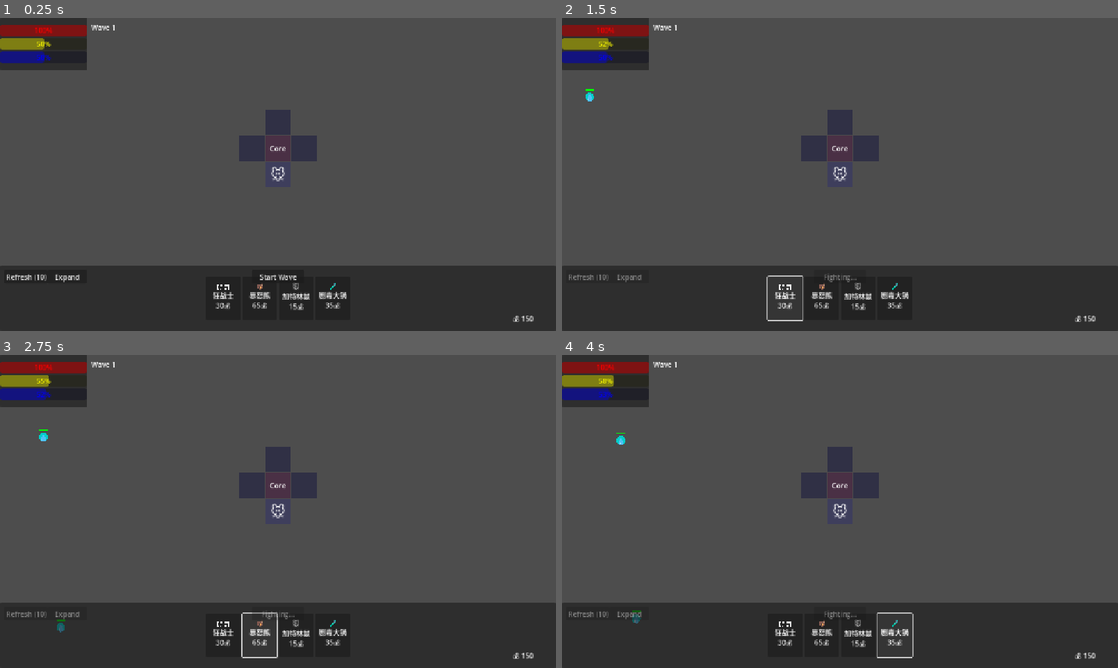
Above: before the commit, frames 1-4 (two rows, left to right).
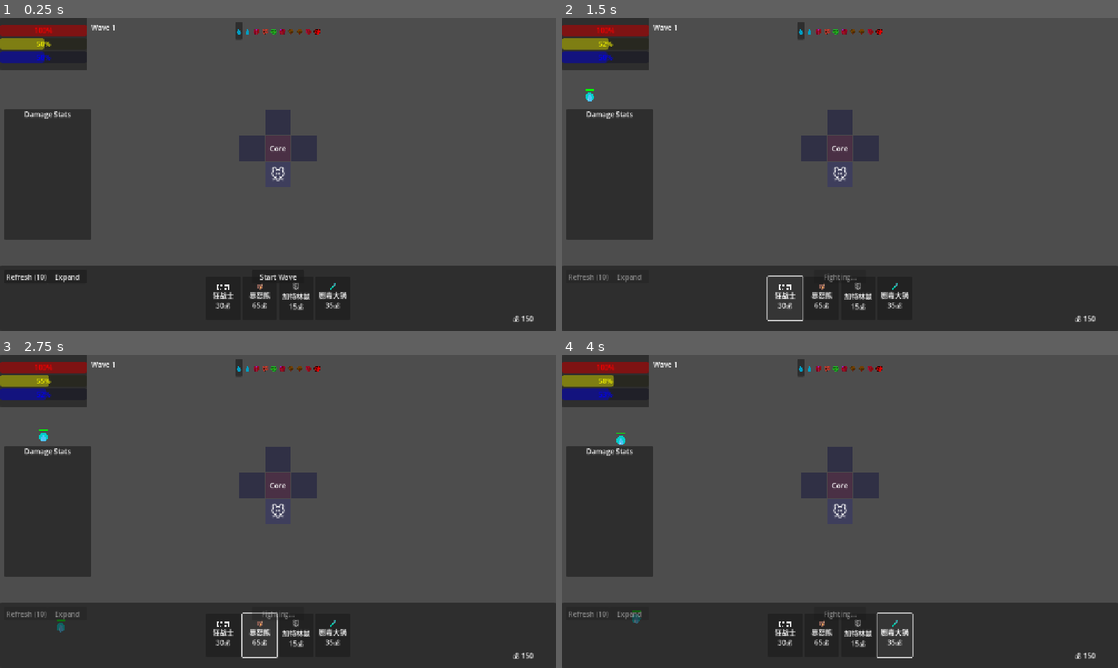
Above: after the commit, the same moments.

Repository: seekerzz/tower-html
Game: Godot game, scene res://src/Scenes/Game/MainGame.tscn
Two runs of this game, one before a commit and one after it. Both use one fixed random seed, a clock stepped at 60 frames per second and the inputs below. The project has no main scene, so this scene is started directly.
Inputs:
- Up to frame 1 (0.25 s): no input
- Up to frame 2 (1.5 s): click "Start Wave" at 0.5 s; click "🗡️ 狂战士 30💰" at 1.25 s
- Up to frame 3 (2.75 s): click "🐻 暴怒熊 65💰" at 2 s
- Up to frame 4 (4 s): click "🐭 加特林鼠 15💰" at 2.75 s; click "🧪 剧毒大锅 35💰" at 3.5 s

The runs differ from the first frame. In frame 1, 6.7% of the frame differs, in the area x 0-58%, y 1-71%; in frame 2, 6.7%; in frame 3, 6.7%; in frame 4, 6.7%.

Commit message:
Implement wave timeline, damage stats, and floating text
- Added `WaveTimeline` to MainGUI showing next 10 waves.
- Added `DamageStats` panel with sorting and collapsible logic.
- Implemented `FloatingText` system for damage and gold.
- Updated `CombatManager` and `Projectile` to track damage source.
- Refactored `Enemy` to emit damage events.

Diff:
--- a/src/Autoload/GameManager.gd
+++ b/src/Autoload/GameManager.gd
@@ -6,6 +6,8 @@
 signal game_over
 signal unit_purchased(unit_data)
 signal unit_sold(amount)
+signal damage_dealt(unit, amount)
+signal ftext_spawn_requested(pos, value, color)
 
 var core_type: String = "cornucopia"
 var food: float = 100.0
@@ -86,3 +88,6 @@
 func add_gold(amount: int):
 	gold += amount
 	resource_changed.emit()
+
+func spawn_floating_text(pos: Vector2, value: String, color: Color):
+	ftext_spawn_requested.emit(pos, value, color)
--- /dev/null
+++ b/src/Scenes/UI/FloatingText.tscn
@@ -0,0 +1,71 @@
+[gd_scene load_steps=3 format=3 uid="uid://c8q4q8q4q8q4"]
+
+[ext_resource type="Script" path="res://src/Scripts/UI/FloatingText.gd" id="1_floatingtext"]
+
+[sub_resource type="Animation" id="Animation_float"]
+resource_name = "float_up"
+length = 0.8
+tracks/0/type = "value"
+tracks/0/imported = false
+tracks/0/enabled = true
+tracks/0/path = NodePath("Label:position")
+tracks/0/interp = 1
+tracks/0/loop_wrap = true
+tracks/0/keys = {
+"times": PackedFloat32Array(0, 0.8),
+"transitions": PackedFloat32Array(0.5, 1),
+"update": 0,
+"values": [Vector2(-50, -15), Vector2(-50, -55)]
+}
+tracks/1/type = "value"
+tracks/1/imported = false
+tracks/1/enabled = true
+tracks/1/path = NodePath("Label:modulate:a")
+tracks/1/interp = 1
+tracks/1/loop_wrap = true
+tracks/1/keys = {
+"times": PackedFloat32Array(0, 0.5, 0.8),
+"transitions": PackedFloat32Array(1, 1, 1),
+"update": 0,
+"values": [1.0, 1.0, 0.0]
+}
+tracks/2/type = "method"
+tracks/2/imported = false
+tracks/2/enabled = true
+tracks/2/path = NodePath(".")
+tracks/2/interp = 1
+tracks/2/loop_wrap = true
+tracks/2/keys = {
+"times": PackedFloat32Array(0.8),
+"transitions": PackedFloat32Array(1),
+"values": [{
+"args": [&"float_up"],
+"method": &"_on_animation_finished"
+}]
+}
+
+[sub_resource type="AnimationLibrary" id="AnimationLibrary_float"]
+_data = {
+"float_up": SubResource("Animation_float")
+}
+
+[node name="FloatingText" type="Node2D"]
+z_index = 100
+script = ExtResource("1_floatingtext")
+
+[node name="Label" type="Label" parent="."]
+offset_left = -50.0
+offset_top = -15.0
+offset_right = 50.0
+offset_bottom = 15.0
+theme_override_colors/font_outline_color = Color(0, 0, 0, 1)
+theme_override_constants/outline_size = 4
+theme_override_font_sizes/font_size = 20
+text = "123"
+horizontal_alignment = 1
+vertical_alignment = 1
+
+[node name="AnimationPlayer" type="AnimationPlayer" parent="."]
+libraries = {
+"": SubResource("AnimationLibrary_float")
+}
--- a/src/Scenes/UI/MainGUI.tscn
+++ b/src/Scenes/UI/MainGUI.tscn
@@ -48,3 +48,51 @@
 offset_right = 300.0
 offset_bottom = 33.0
 text = "Wave 1"
+
+[node name="WaveTimeline" type="HBoxContainer" parent="."]
+layout_mode = 1
+anchors_preset = 5
+anchor_left = 0.5
+anchor_right = 0.5
+offset_left = -200.0
+offset_top = 10.0
+offset_right = 200.0
+offset_bottom = 50.0
+grow_horizontal = 2
+alignment = 1
+
+[node name="DamageStats" type="Panel" parent="."]
+layout_mode = 1
+anchors_preset = 4
+anchor_top = 0.5
+anchor_bottom = 0.5
+offset_left = 10.0
+offset_top = -150.0
+offset_right = 210.0
+offset_bottom = 150.0
+grow_vertical = 2
+
+[node name="ScrollContainer" type="ScrollContainer" parent="DamageStats"]
+layout_mode = 1
+anchors_preset = 15
+anchor_right = 1.0
+anchor_bottom = 1.0
+offset_left = 5.0
+offset_top = 30.0
+offset_right = -5.0
+offset_bottom = -5.0
+grow_horizontal = 2
+grow_vertical = 2
+
+[node name="VBoxContainer" type="VBoxContainer" parent="DamageStats/ScrollContainer"]
+layout_mode = 2
+size_flags_horizontal = 3
+
+[node name="Header" type="Label" parent="DamageStats"]
+layout_mode = 1
+anchors_preset = 10
+anchor_right = 1.0
+offset_bottom = 23.0
+grow_horizontal = 2
+text = "Damage Stats"
+horizontal_alignment = 1
--- a/src/Scripts/CombatManager.gd
+++ b/src/Scripts/CombatManager.gd
@@ -57,7 +57,7 @@
 		unit.cooldown = unit.atk_speed
 
 		if unit.unit_data.attackType == "melee":
-			target.take_damage(unit.damage)
+			target.take_damage(unit.damage, unit)
 		else:
 			# Check for Multi-shot (projCount)
 			var proj_count = unit.unit_data.get("projCount", 1)
@@ -112,6 +112,7 @@
 
 	# Merge extra stats (like angle from multishot)
 	stats.merge(extra_stats, true)
+	stats.source = source_unit
 
 	proj.setup(pos, target, source_unit.damage, 400.0, source_unit.unit_data.proj, stats)
 	add_child(proj)
--- a/src/Scripts/Enemy.gd
+++ b/src/Scripts/Enemy.gd
@@ -79,15 +79,21 @@
 			GameManager.damage_core(enemy_data.dmg)
 			queue_free()
 
-func take_damage(amount: float):
+func take_damage(amount: float, source_unit = null):
 	hp -= amount
 	hit_flash_timer = 0.1
 	queue_redraw()
+
+	GameManager.spawn_floating_text(global_position, str(floor(amount)), Color.WHITE)
+	if source_unit:
+		GameManager.damage_dealt.emit(source_unit, amount)
+
 	if hp <= 0:
 		die()
 
 func die():
 	GameManager.add_gold(1)
+	GameManager.spawn_floating_text(global_position, "+1💰", Color.YELLOW)
 	GameManager.food += 2
 
 	# Drop Logic
--- a/src/Scripts/Projectile.gd
+++ b/src/Scripts/Projectile.gd
@@ -6,6 +6,7 @@
 var life: float = 2.0
 var type: String = "dot"
 var hit_list = []
+var source_unit = null
 
 # Advanced Stats
 var pierce: int = 0
@@ -21,6 +22,9 @@
 	damage = dmg
 	speed = proj_speed
 	type = proj_type
+
+	if stats.has("source"):
+		source_unit = stats.source
 
 	pierce = stats.get("pierce", 0)
 	bounce = stats.get("bounce", 0)
@@ -58,7 +62,7 @@
 		if area in hit_list: return
 
 		# Apply Damage
-		area.take_damage(damage)
+		area.take_damage(damage, source_unit)
 		hit_list.append(area)
 
 		# 1. Bounce/Chain Logic
@@ -93,7 +97,8 @@
 			"bounce": 0,
 			"split": 0,
 			"chain": 0,
-			"angle": angle
+			"angle": angle,
+			"source": source_unit
 		}
 		# Split projectiles usually don't have a specific target unless we find one,
 		# but for now let's just make them fly in the direction.
--- /dev/null
+++ b/src/Scripts/UI/FloatingText.gd
@@ -0,0 +1,14 @@
+extends Node2D
+
+@onready var label = $Label
+@onready var anim = $AnimationPlayer
+
+func setup(value: String, color: Color):
+	label.text = value
+	label.modulate = color
+	# Simple randomized offset to avoid overlap
+	position += Vector2(randf_range(-10, 10), randf_range(-10, 10))
+	anim.play("float_up")
+
+func _on_animation_finished(anim_name):
+	queue_free()
--- a/src/Scripts/UI/MainGUI.gd
+++ b/src/Scripts/UI/MainGUI.gd
@@ -4,12 +4,36 @@
 @onready var food_bar = $Panel/VBoxContainer/FoodBar
 @onready var mana_bar = $Panel/VBoxContainer/ManaBar
 @onready var wave_label = $Panel/WaveLabel
+@onready var wave_timeline = $WaveTimeline
+@onready var stats_container = $DamageStats/ScrollContainer/VBoxContainer
+@onready var damage_stats_panel = $DamageStats
+@onready var stats_scroll = $DamageStats/ScrollContainer
+@onready var stats_header = $DamageStats/Header
+
+const FLOATING_TEXT_SCENE = preload("res://src/Scenes/UI/FloatingText.tscn")
+
+var damage_stats = {} # unit_id -> {name, icon, amount, node}
+var last_sort_time: float = 0.0
+var sort_interval: float = 1.0
+var is_stats_collapsed: bool = false
 
 func _ready():
 	GameManager.resource_changed.connect(update_ui)
 	GameManager.wave_started.connect(update_ui)
 	GameManager.wave_ended.connect(update_ui)
+
+	GameManager.damage_dealt.connect(_on_damage_dealt)
+	GameManager.ftext_spawn_requested.connect(_on_ftext_spawn_requested)
+	GameManager.wave_ended.connect(_on_wave_ended_stats)
+
+	stats_header.gui_input.connect(_on_stats_header_input)
+
 	update_ui()
+	update_timeline()
+
+func _process(delta):
+	if last_sort_time > 0:
+		last_sort_time -= delta
 
 func update_ui():
 	hp_bar.value = (GameManager.core_health / GameManager.max_core_health) * 100
@@ -17,3 +41,150 @@
 	mana_bar.value = (GameManager.mana / GameManager.max_mana) * 100
 
 	wave_label.text = "Wave %d" % GameManager.wave
+	update_timeline()
+
+func update_timeline():
+	for child in wave_timeline.get_children():
+		child.queue_free()
+
+	for i in range(10):
+		var wave_idx = GameManager.wave + i
+		var type_key = get_wave_type(wave_idx)
+
+		var icon_label = Label.new()
+		var icon_text = "?"
+		var color = Color.WHITE
+
+		if type_key == "boss":
+			icon_text = "👹"
+			color = Color.RED
+		elif type_key == "event":
+			icon_text = "🎁"
+			color = Color.PURPLE
+		elif Constants.ENEMY_VARIANTS.has(type_key):
+			var variant = Constants.ENEMY_VARIANTS[type_key]
+			icon_text = variant.get("icon", "?")
+			color = variant.get("color", Color.WHITE)
+
+		icon_label.text = icon_text
+		icon_label.modulate = color
+		icon_label.horizontal_alignment = HORIZONTAL_ALIGNMENT_CENTER
+
+		if i == 0:
+			var panel = PanelContainer.new()
+			panel.add_child(icon_label)
+			wave_timeline.add_child(panel)
+		else:
+			wave_timeline.add_child(icon_label)
+
+func get_wave_type(n: int) -> String:
+	var types = ['slime', 'wolf', 'poison', 'treant', 'yeti', 'golem']
+	if n % 10 == 0: return 'boss'
+	if n % 3 == 0: return 'event'
+	var idx = int(min(types.size() - 1, floor((n - 1) / 2.0)))
+	return types[idx % types.size()]
+
+func _on_damage_dealt(unit, amount):
+	if not unit: return
+	var id = unit.get_instance_id()
+
+	if not damage_stats.has(id):
+		# Create UI entry
+		var row = HBoxContainer.new()
+		var name_lbl = Label.new()
+		var dmg_lbl = Label.new()
+
+		var unit_name = "Unit"
+		if "unit_data" in unit and unit.unit_data:
+			unit_name = unit.unit_data.get("icon", "") + " " + unit.unit_data.get("name", "Unit")
+
+		name_lbl.text = unit_name
+		dmg_lbl.text = "0"
+		dmg_lbl.horizontal_alignment = HORIZONTAL_ALIGNMENT_RIGHT
+		dmg_lbl.size_flags_horizontal = Control.SIZE_EXPAND_FILL
+
+		row.add_child(name_lbl)
+		row.add_child(dmg_lbl)
+		stats_container.add_child(row)
+
+		damage_stats[id] = {
+			"amount": 0,
+			"dmg_lbl": dmg_lbl,
+			"row": row
+		}
+
+	damage_stats[id].amount += amount
+	damage_stats[id].dmg_lbl.text = str(floor(damage_stats[id].amount))
+
+	if last_sort_time <= 0:
+		_sort_stats()
+		last_sort_time = sort_interval
+
+func _sort_stats():
+	# Simple bubble sort or reordering of children based on amount
+	var children = stats_container.get_children()
+	children.sort_custom(func(a, b):
+		var amt_a = _get_amount_from_row(a)
+		var amt_b = _get_amount_from_row(b)
+		return amt_a > amt_b
+	)
+
+	for i in range(children.size()):
+		stats_container.move_child(children[i], i)
+
+func _get_amount_from_row(row):
+	for id in damage_stats:
+		if damage_stats[id].row == row:
+			return damage_stats[id].amount
+	return 0
+
+func _on_ftext_spawn_requested(pos, value, color):
+	var ftext = FLOATING_TEXT_SCENE.instantiate()
+	# Convert world position to canvas (UI) position if needed.
+	# MainGUI is a Control on a CanvasLayer (usually).
+	# If there's a Camera2D, global_position of unit (World) needs to be projected.
+	# get_viewport_transform() * pos will give screen coordinates relative to the viewport.
+	# Since MainGUI is likely full rect, we can try using the viewport transform.
+
+	var canvas_pos = get_viewport().get_canvas_transform() * pos
+	# But wait, get_canvas_transform() includes the camera transform if MainGUI is in the game world.
+	# If MainGUI is in a CanvasLayer, it has its own transform (identity usually).
+	# The units are in the main viewport world.
+	# We need: (World -> Screen) -> Local.
+
+	# Assuming MainGUI is a direct child of CanvasLayer or similar which overlays the game.
+	# The units are in the game world affected by Camera2D.
+	# To get screen coordinates of a world position:
+	var screen_pos = pos
+	if get_viewport().get_camera_2d():
+		screen_pos = get_viewport().get_canvas_transform() * pos
+	else:
+		# Fallback if no camera active (or default camera)
+		# But wait, get_canvas_transform() applies the camera offset.
+		screen_pos = get_viewport().get_canvas_transform() * pos
+
+	ftext.position = screen_pos
+	ftext.setup(value, color)
+	add_child(ftext)
+
+func _on_stats_header_input(event):
+	if event is InputEventMouseButton and event.pressed and event.button_index == MOUSE_BUTTON_LEFT:
+		is_stats_collapsed = !is_stats_collapsed
+		stats_scroll.visible = !is_stats_collapsed
+		stats_header.text = "Damage Stats " + ("(v)" if is_stats_collapsed else "(^)")
+
+		# Adjust panel height
+		if is_stats_collapsed:
+			damage_stats_panel.custom_minimum_size.y = 30
+			damage_stats_panel.size.y = 30
+		else:
+			damage_stats_panel.custom_minimum_size.y = 300 # Or restore original
+			damage_stats_panel.size.y = 300
+
+func _on_wave_ended_stats():
+	# Reset stats on wave end? The ref implementation seems to reset on startWave.
+	# Let's reset on wave start actually, but here we can clear if we want.
+	# For now, let's keep them accumulative or reset on start_wave if we had that signal connected.
+	# The ref code: game.damageStats = {}; in startWave.
+	# So I should clear it in start_wave via update_ui logic or separate handler.
+	pass
